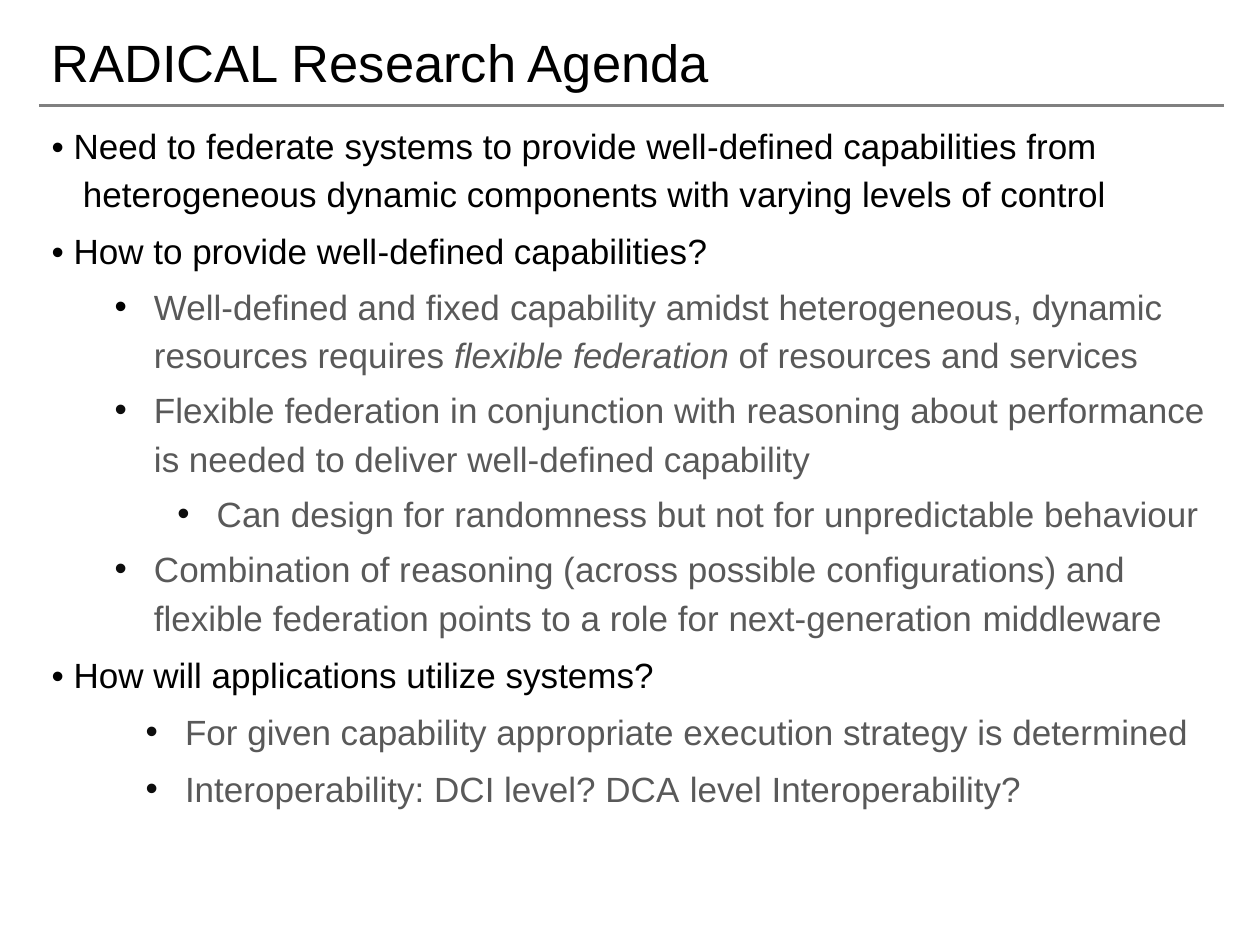
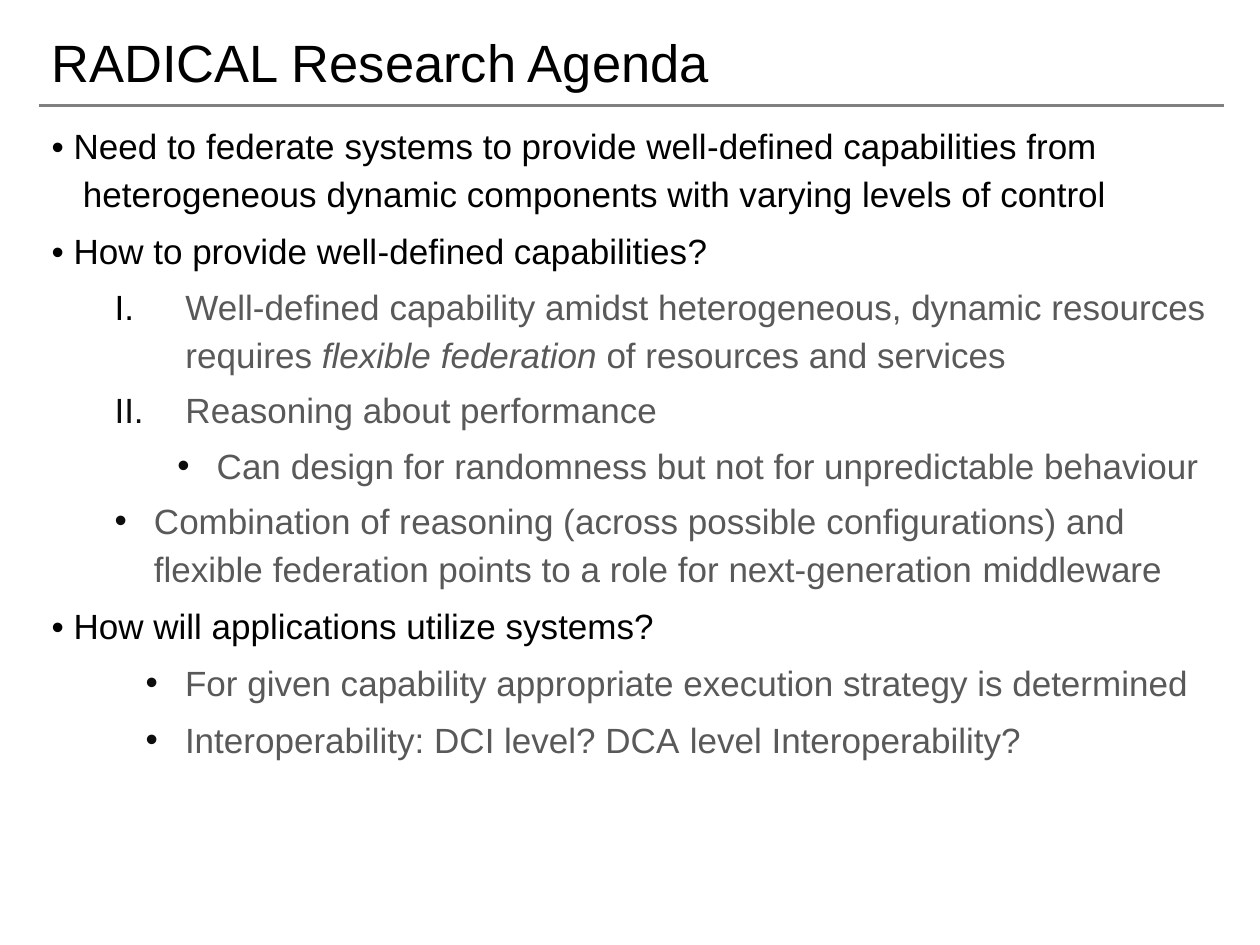
Before and after one commit to saga-project/presentations, a slide deck: slide 11 of radical-magic.pptx. Drawn at 1260x945 pixels with LibreOffice and Linux fonts; fonts in the diff are those of the drawing; background and template pictures are left out. Boxes give left, top, right and bottom in pixels: in the first picture for what was removed or moved away, otherwise in the second. Text is boxed around its words. In the diff, an @@ line names an element or a change of style, - is before the commit and + after.

```diff
--- a/radical-magic.pptx
+++ b/radical-magic.pptx
@@ text at [185, 294, 1205, 430]: text changed @@
-• Well-defined and fixed capability amidst heterogeneous, dynamic resources requires flexible federation of resources and services
-• Flexible federation in conjunction with reasoning about performance is needed to deliver well-defined capability
+I. Well-defined capability amidst heterogeneous, dynamic resources requires flexible federation of resources and services
+II. Reasoning about performance
```
Also in this commit, not shown: 5 other slides changed, 1 slide removed.
